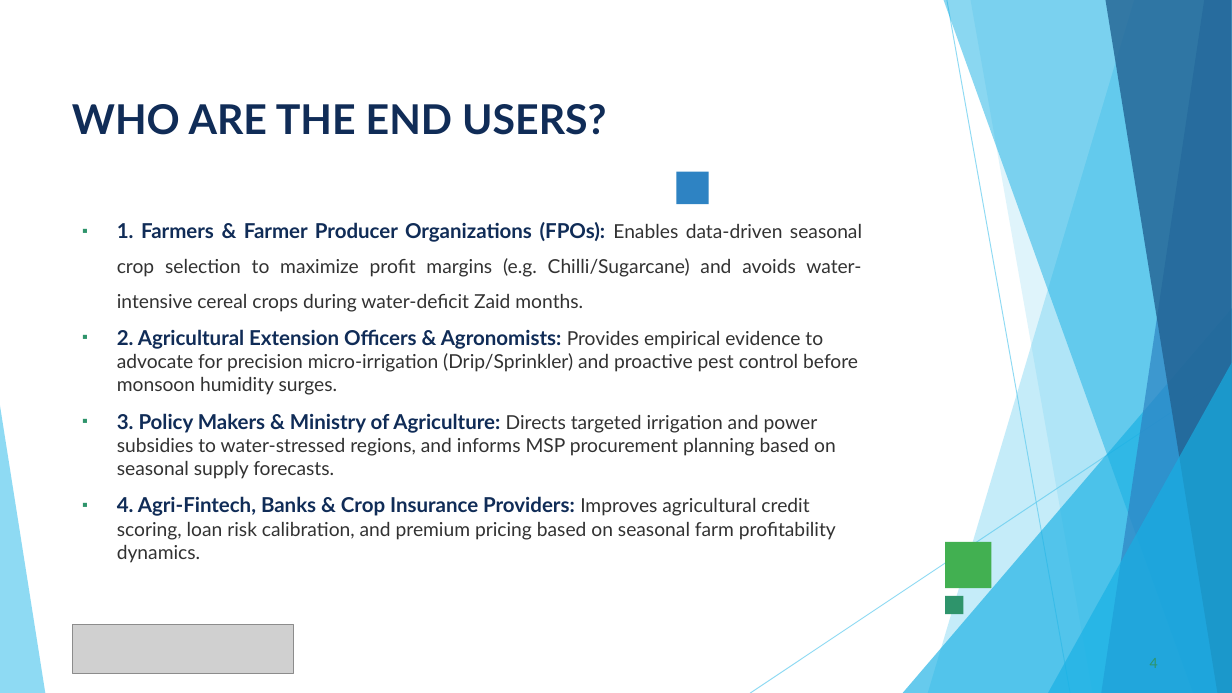
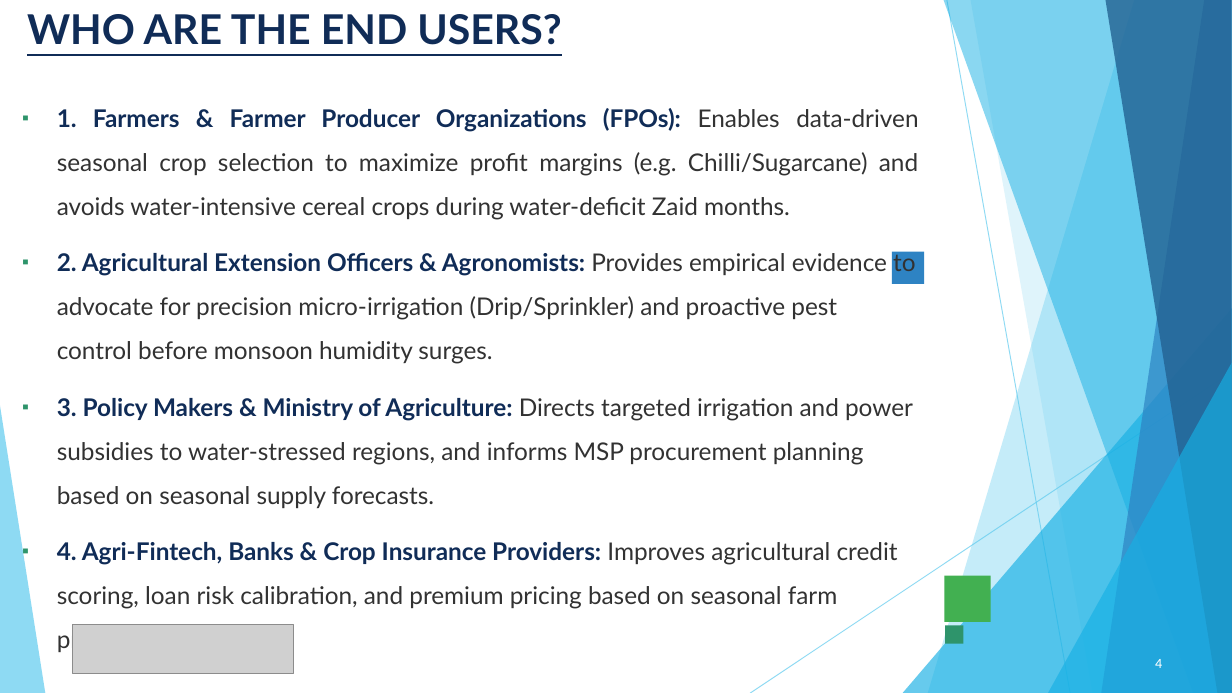
Before and after one commit to chourasiavinit9-dev/Seasonal_Major_project, a slide deck: slide 4 of VOIS_Major_Project_PPT_Submission_Template.pptx. Drawn at 1232x693 pixels with LibreOffice and Linux fonts; fonts in the diff are those of the drawing; grey boxes stand for pictures. Boxes give left, top, right and bottom in pixels: in the first picture for what was removed or moved away, otherwise in the second. Text is boxed around its words. In the diff, an @@ line names an element or a change of style, - is before the commit and + after.

```diff
--- a/VOIS_Major_Project_PPT_Submission_Template.pptx
+++ b/VOIS_Major_Project_PPT_Submission_Template.pptx
@@ title "WHO ARE THE END USERS?": place and size @@
-title "WHO ARE THE END USERS?" at box(72, 104, 606, 135)
+title "WHO ARE THE END USERS?" at box(27, 14, 561, 45)
@@ title "WHO ARE THE END USERS?" at box(27, 14, 561, 45): underline on @@
@@ freeform shape at box(1105, 0, 1232, 693): fill #226292 at 80% opacity to #236292 at 80% opacity @@
@@ text "1. Farmers & Farmer Producer ...": place and size @@
-text "1. Farmers & Farmer Producer ..." at box(117, 222, 862, 563)
+text "1. Farmers & Farmer Producer ..." at box(57, 108, 918, 653)
@@ text "1. Farmers & Farmer Producer ..." at box(57, 108, 918, 653): size 16 to 19 pt in "1. Farmers & Farmer Producer Organizations (FPOs):", "2. Agricultural Extension Officers & Agronomists:", "3. Policy Makers & Ministry of Agriculture:", "4. Agri-Fintech, Banks & Crop Insurance Providers:"; size 15 to 19 pt in "Enables data-driven seasonal crop selection to maximize ...", "Provides empirical evidence to advocate for precision ...", "Directs targeted irrigation and power subsidies to ...", "Improves agricultural credit scoring, loan risk calibration, ..."; indent changed; line spacing 1 to 1.5 @@
@@ rectangle: place and size @@
-rectangle at box(677, 172, 709, 204)
+rectangle at box(892, 251, 924, 284)
@@ triangle removed at box(903, 308, 1232, 693) @@
@@ freeform shape added at box(903, 308, 1232, 693), fill #17B0E4 at 66% opacity @@
@@ triangle removed at box(1048, 363, 1232, 693) @@
@@ freeform shape added at box(1048, 363, 1232, 693), fill #17B0E4 at 66% opacity @@
@@ triangle removed at box(0, 406, 45, 693) @@
@@ freeform shape added at box(0, 406, 45, 693), fill #5FCBEF at 70% opacity @@
@@ rectangle: place and size @@
-rectangle at box(945, 543, 992, 589)
+rectangle at box(945, 576, 991, 622)
@@ rectangle: place and size @@
-rectangle at box(945, 596, 964, 615)
+rectangle at box(945, 626, 964, 644)
@@ page number removed at box(1150, 658, 1158, 668) @@
-4
@@ page number added at box(1155, 659, 1162, 668), 11 pt, text #FFFFFF @@
+4
```
Also in this commit, not shown: 13 other slides changed, 1 other file.
